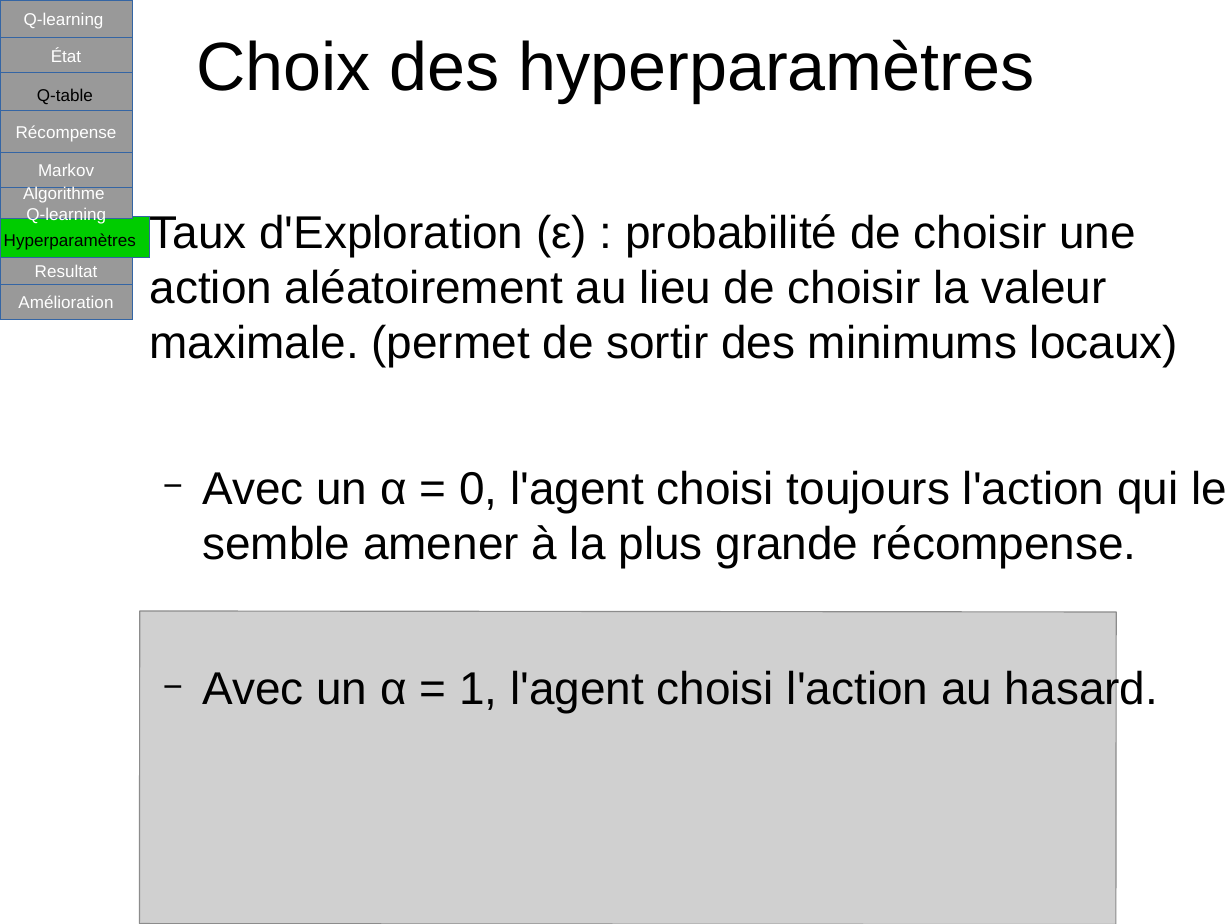
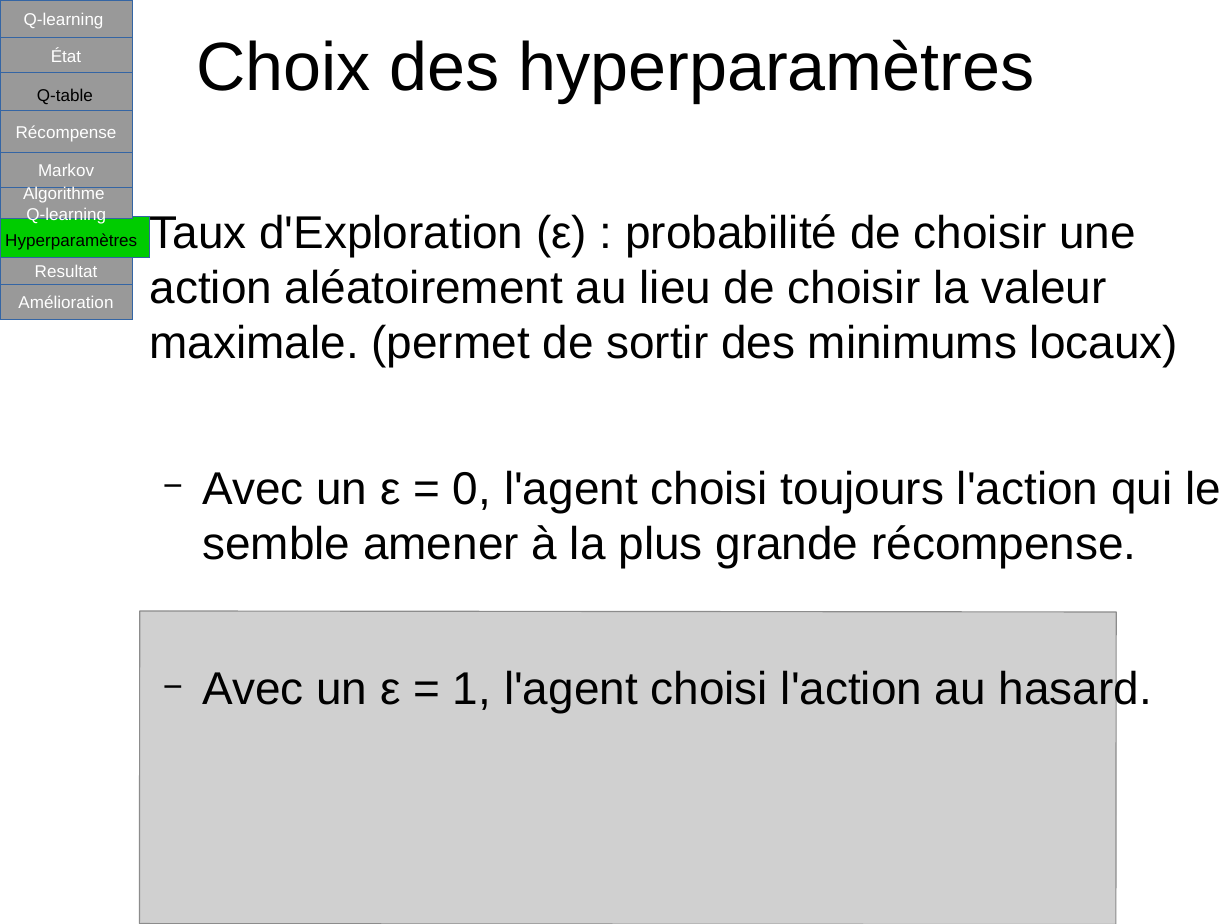
Before and after one commit to pfpimenta/projet_majeure, a slide deck: slide 18 of Presentation.odp. Drawn at 1232x924 pixels with LibreOffice and Linux fonts; fonts in the diff are those of the drawing; grey boxes stand for pictures. Boxes give left, top, right and bottom in pixels: in the first picture for what was removed or moved away, otherwise in the second. Text is boxed around its words. In the diff, an @@ line names an element or a change of style, - is before the commit and + after.

```diff
--- a/Presentation.odp
+++ b/Presentation.odp
@@ text at bbox=[202, 470, 1221, 713]: text changed @@
-  − Avec un α = 0, l'agent choisi toujours l'action qui le semble amener à la plus grande récompense.
-  − Avec un α = 1, l'agent choisi l'action au hasard.
+  − Avec un ε = 0, l'agent choisi toujours l'action qui le semble amener à la plus grande récompense.
+  − Avec un ε = 1, l'agent choisi l'action au hasard.
```
Also in this commit, not shown: 5 other slides changed, 4 other files.
